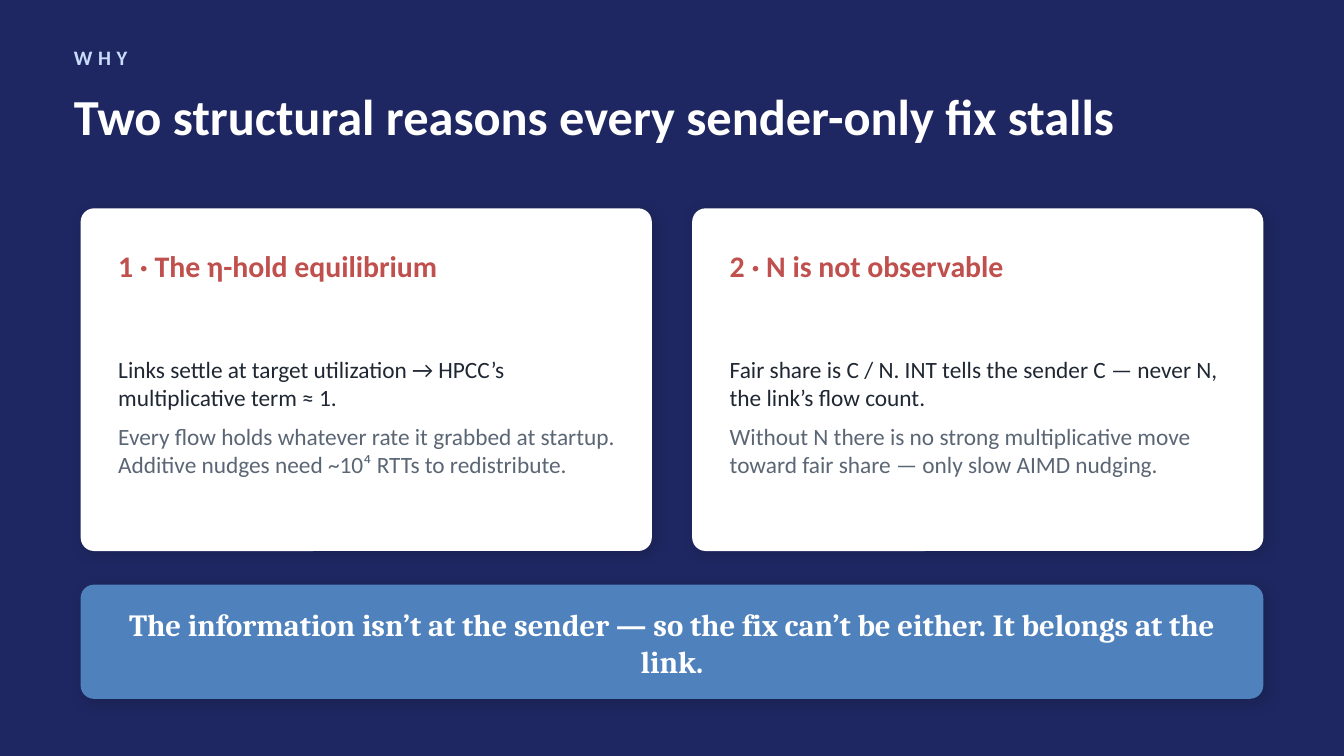
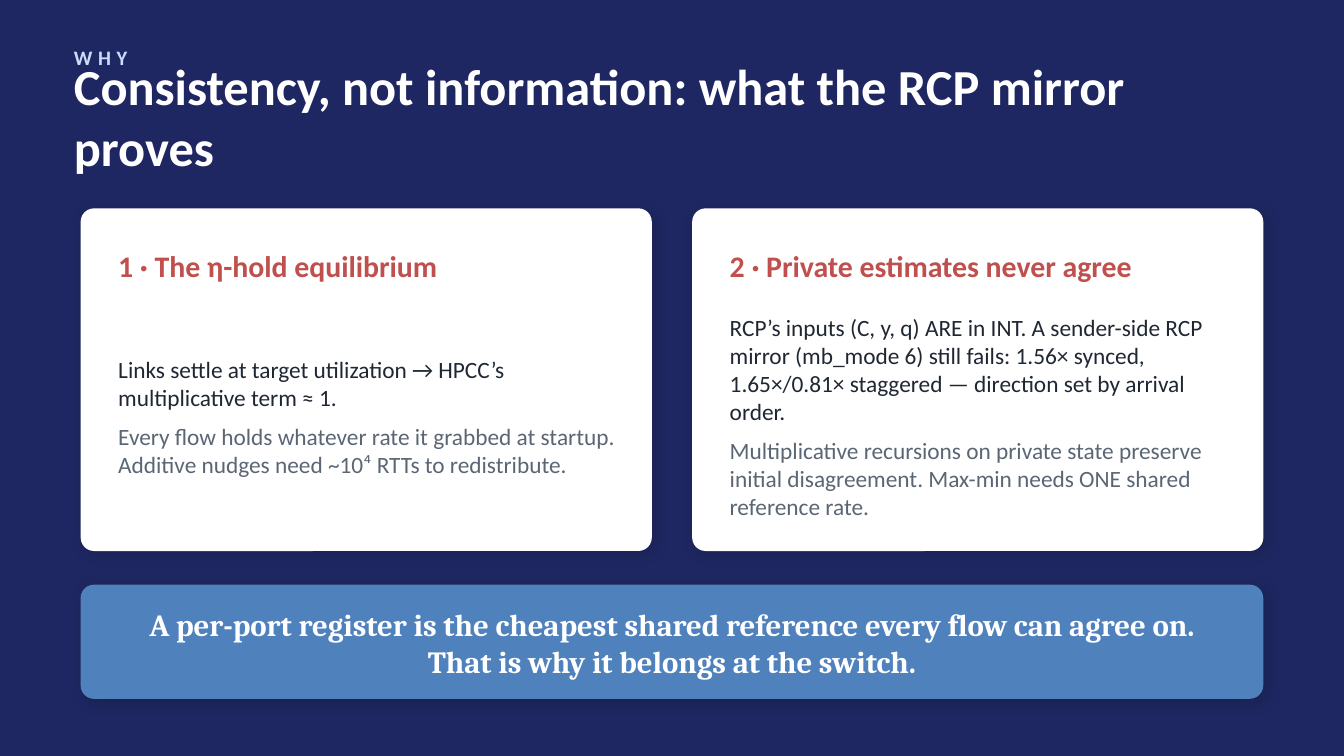
Before and after one commit to UNOCourseDemo/hpcc-fs, a slide deck: slide 8 of examples/hpcc/hpcc-fs/talk/ipccc2026-talk.pptx. Drawn at 1344x756 pixels with LibreOffice and Linux fonts; fonts in the diff are those of the drawing. Boxes give left, top, right and bottom in pixels: in the first picture for what was removed or moved away, otherwise in the second. Text is boxed around its words. In the diff, an @@ line names an element or a change of style, - is before the commit and + after.

Commit message:
RDMA-RCP: empirical-study restructure, new experiments, docs
- Paper (both versions, 10pp): retitled 'Multi-Bottleneck Fairness on RDMA
  Fabrics: An Empirical Study'; HPCC-FS renamed RDMA-RCP (implementation
  name unchanged, cc_mode 11)
- New experiments + engine knobs (all additive, defaults preserve stock):
  run_cc_baselines.py (DCQCN/TIMELY/DCTCP endemic table),
  run_vrcp.py (mb_mode 6 sender-side RCP mirror -- consistency result),
  fs_rcp_window (canonical cwnd=R*RTT endpoint),
  dwrr_weights (weighted-DRR egress; reservation alone insufficient)
- README + project page rewritten around the three findings and the
  sliced-telemetry coexistence boundary
- Talk deck source + pptx updated (PDF pending re-export)

```diff
--- a/examples/hpcc/hpcc-fs/talk/ipccc2026-talk.pptx
+++ b/examples/hpcc/hpcc-fs/talk/ipccc2026-talk.pptx
@@ text at (74, 64, 1125, 174): text changed @@
-Two structural reasons every sender-only fix stalls
+Consistency, not information: what the RCP mirror proves
@@ text at (730, 256, 1132, 282): text changed @@
-2 · N is not observable
+2 · Private estimates never agree
@@ text at (730, 319, 1202, 515): text changed; text colour #5B6675 to #1F2733 @@
-Fair share is C / N. INT tells the sender C — never N, the link’s flow count.
-Without N there is no strong multiplicative move toward fair share — only slow AIMD nudging.
+RCP’s inputs (C, y, q) ARE in INT. A sender-side RCP mirror (mb_mode 6) still fails: 1.56× synced, 1.65×/0.81× staggered — direction set by arrival order.
+Multiplicative recursions on private state preserve initial disagreement. Max-min needs ONE shared reference rate.
@@ text at (149, 614, 1195, 680): text changed @@
-The information isn’t at the sender — so the fix can’t be either. It belongs at the link.
+A per-port register is the cheapest shared reference every flow can agree on. That is why it belongs at the switch.
```
Also in this commit, not shown: 7 other slides changed, 21 other files.
